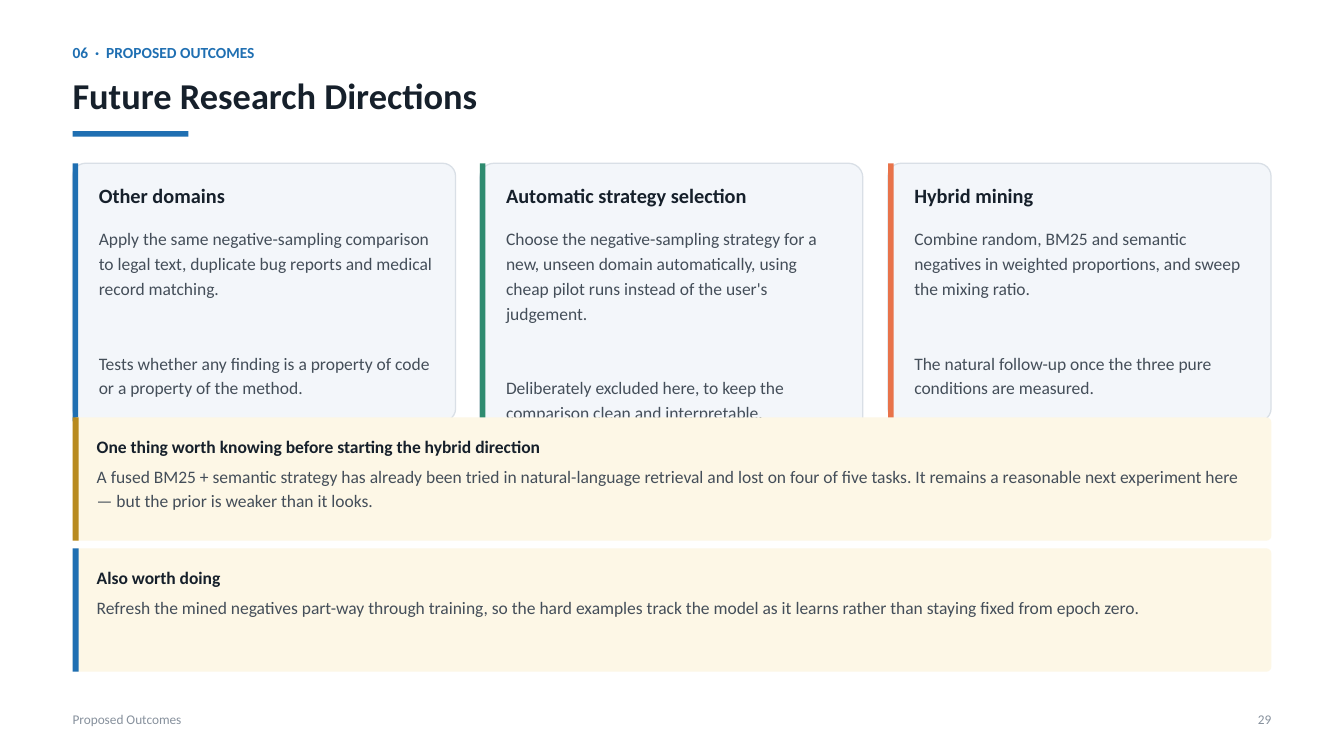
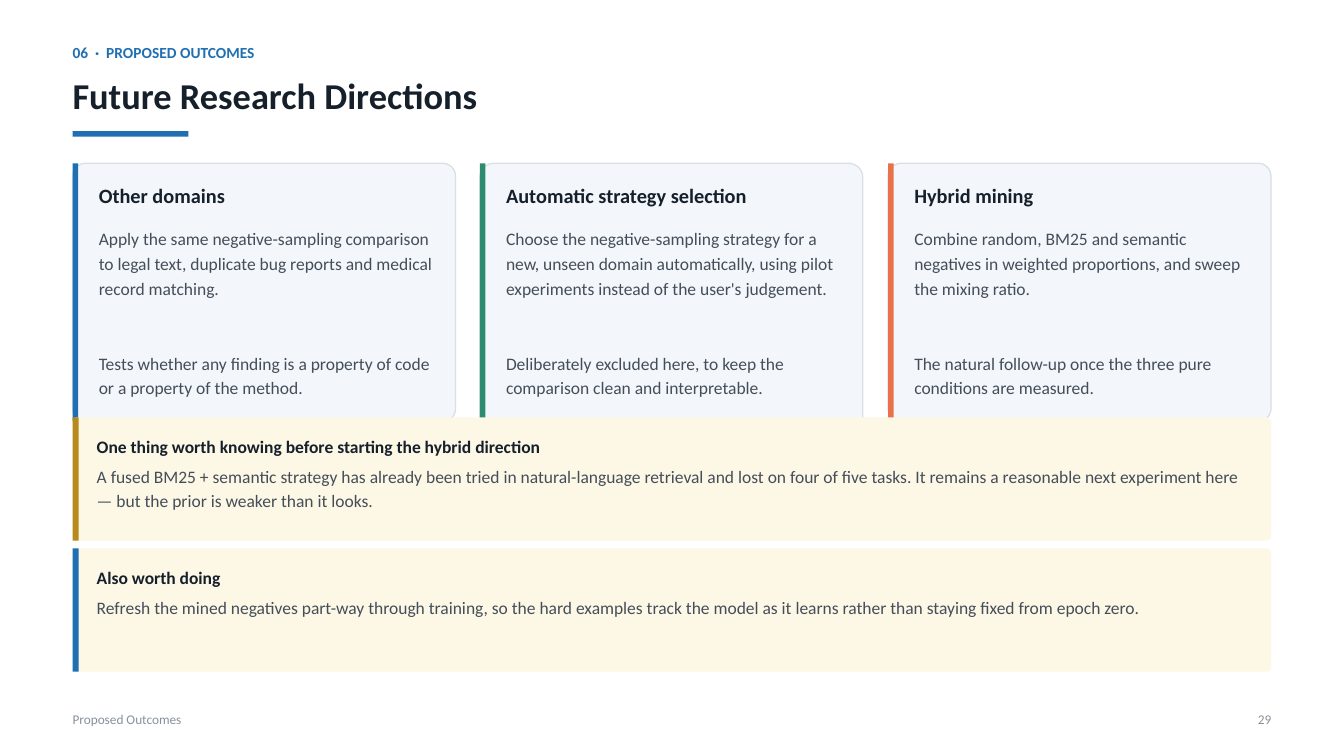
Before and after one commit to ksu-gitreaper807/EmbedEd, a slide deck: slide 29 of presentations/presentation.pptx. Drawn at 1344x756 pixels with LibreOffice and Linux fonts; fonts in the diff are those of the drawing. Boxes give left, top, right and bottom in pixels: in the first picture for what was removed or moved away, otherwise in the second. Text is boxed around its words. In the diff, an @@ line names an element or a change of style, - is before the commit and + after.

Commit message:
Align future-direction wording with source ('pilot experiments')

```diff
--- a/presentations/presentation.pptx
+++ b/presentations/presentation.pptx
@@ text at [506, 233, 833, 298]: text changed @@
-Choose the negative-sampling strategy for a new, unseen domain automatically, using cheap pilot runs instead of the user's judgement.
+Choose the negative-sampling strategy for a new, unseen domain automatically, using pilot experiments instead of the user's judgement.
```
Also in this commit, not shown: 1 other file.
